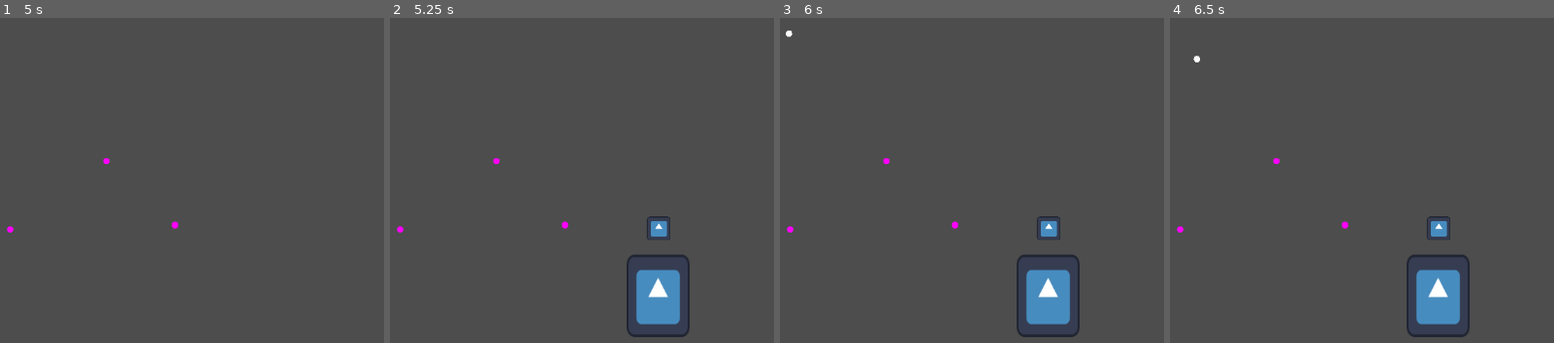
Above: before the commit, frames 1-4 (left to right).
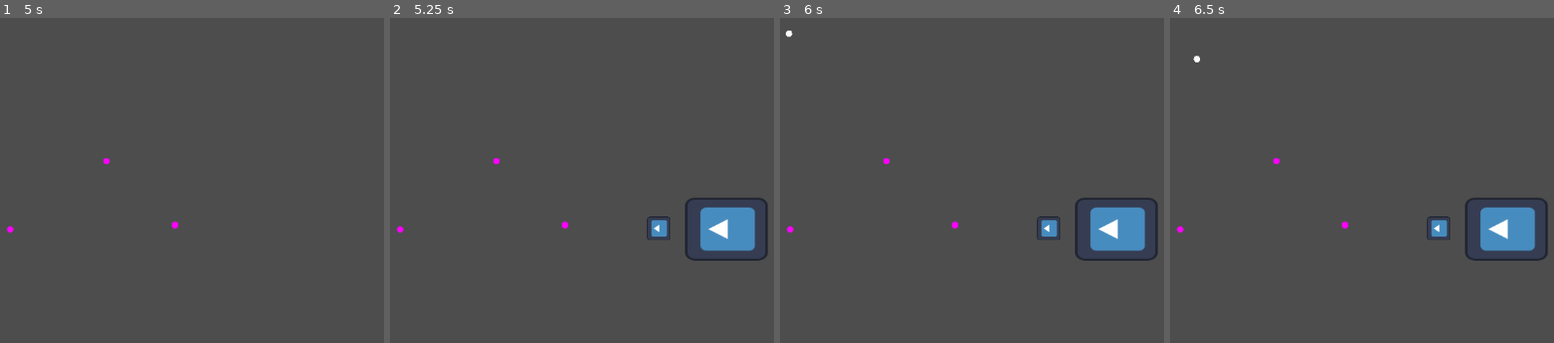
Above: after the commit, the same moments.

Repository: EggnogPlus/Ballistic
Game: Godot game, scene res://scenes/level.tscn
Same seed, same stepped clock (60 frames per second), same inputs: the game is played once before the commit and once after it. The engine's default icon, where the game draws it, is replaced by a stand-in: a white triangle on a blue panel in a dark square.
Inputs:
- Up to frame 1 (5 s): tap Enter at 0.5, 3.5 s; hold Right (ui_right) 0.53-1.28 s; tap Tab (grapple) at 0.6, 2.1, 3.6 s; tap Space (release_grapple) at 1.25, 1.35, 2.85, 4.35 s; hold Down (ui_down) 1.28-2.03 s; hold Right (ui_right) 2.03-2.78 s; hold Up (ui_up) 2.78-3.53 s; hold Left (ui_left) from 3.53 s (still down)
- Up to frame 2 (5.25 s): tap Space (release_grapple) at 5 s; release Left (ui_left) at 5.03 s; hold Down (ui_down) from 5.03 s (still down); tap Tab (grapple) at 5.1 s
- Up to frame 3 (6 s): tap Enter at 5.75 s; release Down (ui_down) at 5.78 s; hold Right (ui_right) from 5.78 s (still down); tap Space (release_grapple) at 5.85 s
- Up to frame 4 (6.5 s): keep holding Right (ui_right)

Frame 1 is identical in both runs. In frame 2, 4.9% of the frame differs, in the area x 61-99%, y 55-99%; in frame 3, 4.9%; in frame 4, 4.9%.

Commit message:
enemies chase 🔥

Diff:
--- a/scenes/enemy.tscn
+++ b/scenes/enemy.tscn
@@ -6,19 +6,24 @@
 [sub_resource type="RectangleShape2D" id="RectangleShape2D_s4oyf"]
 
 [node name="CharacterBody2D" type="CharacterBody2D"]
+rotation = 1.5708
 scale = Vector2(3.5, 3.5)
 script = ExtResource("1_7vkuo")
 
 [node name="Sprite2D" type="Sprite2D" parent="."]
+rotation = 3.14159
 scale = Vector2(0.15625, 0.15625)
 texture = ExtResource("2_65ego")
 
 [node name="CollisionShape2D" type="CollisionShape2D" parent="."]
+rotation = 1.5708
 shape = SubResource("RectangleShape2D_s4oyf")
 
 [node name="Area2D" type="Area2D" parent="."]
+rotation = 1.5708
 
 [node name="CollisionPolygon2D" type="CollisionPolygon2D" parent="Area2D"]
+rotation = 1.5708
 polygon = PackedVector2Array(-50, 100, 50, 100, 0, 0)
 
 [node name="Sprite2D" type="Sprite2D" parent="Area2D/CollisionPolygon2D"]
@@ -28,3 +33,4 @@
 
 [node name="frontMarker" type="Marker2D" parent="Area2D"]
 position = Vector2(0, 100)
+rotation = 1.5708
--- a/scripts/enemy.gd
+++ b/scripts/enemy.gd
@@ -5,12 +5,13 @@
 enum ENEMY_STATE {PATROLLING, # 0
 					 LOSING, # 1
 					 HUNTING} # 2
-var currentState = ENEMY_STATE.PATROLLING
+@onready var currentState = ENEMY_STATE.PATROLLING
 
-var directionFacing: Vector2
+@onready var directionFacing: Vector2
 @onready var sprite = $Sprite2D
 @onready var frontMarker = $Area2D/frontMarker
 @onready var visionCone = $Area2D
+@onready var player = get_node_or_null("/root/Level/Player/ball")
 
 #region Get Direction w/ get_facing_direction, and hooks for entering / exiting vision code
 ## Sets the enemies "forward" direction to be the vec between the frontMarker and self
@@ -26,13 +27,11 @@
 ## function for when player ENTERS vision cone
 func _on_body_entered(body):
 	if body.name == "ball":  # Or however your player is named
-		print("Player entered vision cone!")
 		currentState = ENEMY_STATE.HUNTING # 2
 
 ## function for when player EXITS vision cone
 func _on_body_exited(body):
 	if body.name == "ball":
-		print("Player exited vision cone!")
 		currentState = ENEMY_STATE.LOSING # 1
 #endregion
 
@@ -45,46 +44,23 @@
 	velocity = Vector2.ZERO
 	move_and_slide()
 
-func huntingMovement(player, delta):
-	# Calculate the direction vector from the enemy to the player
-	var direction = player.global_position - global_position
+func huntingMovement(delta):
+	if not player:
+		return
 
-	# Debug: Print direction to verify player position
-	print("Hunting: direction to player=", direction)
+	# Calculate angle to player
+	var to_player = player.global_position - global_position
+	rotation = to_player.angle() + PI / 2  # Adjust based on your sprite's "forward"
 
-	# Move toward the player
-	velocity = direction.normalized() * speed
+	# Vector2.UP is (0, -1) → pointing up.
+	# .rotated(rotation) turns it to match the direction the enemy is facing. as rotation = self.~objs cur angle
+	velocity = Vector2.UP.rotated(rotation) * speed
 
-	# Debug: Print velocity to confirm movement
-	print("Hunting: velocity=", velocity)
-
-	# Calculate the angle to face the player
-	var targetAngle = direction.angle()
-
-	# Adjust rotation to face the player
-	# If sprite faces left at rotation=0, uncomment the next line
-	# targetAngle += PI
-
-	# Option 1: Smooth rotation (uncomment for smooth turning)
-	# rotation = lerp_angle(rotation, targetAngle, turnSpeed * delta)
-
-	# Option 2: Instant rotation (as per your latest attempt)
-	rotation = targetAngle
-
-	# Debug: Print rotation to confirm
-	print("Hunting: rotation=", rad_to_deg(rotation), " degrees, targetAngle=", rad_to_deg(targetAngle), " degrees")
-
-	# Ensure sprite aligns with rotation (optional if sprite inherits rotation)
-	sprite.rotation = rotation
-
-	# Move the enemy
 	move_and_slide()
-
-
 
 #endregion
 
-func stateActions(player, delta):
+func stateActions(delta):
 	get_facing_direction()
 	match currentState:
 		0: # PATROLLING
@@ -92,10 +68,9 @@
 		1: # LOSING
 			losingMovement()
 		2: # HUNTING
-			huntingMovement(player, delta)
+			huntingMovement(delta)
 
 ## Function constally run for enemy
 func _physics_process(delta):
-	var player = get_node_or_null("/root/Level/Player/ball")
 	if player and is_instance_valid(player):
-		stateActions(player, delta)
+		stateActions(delta)
